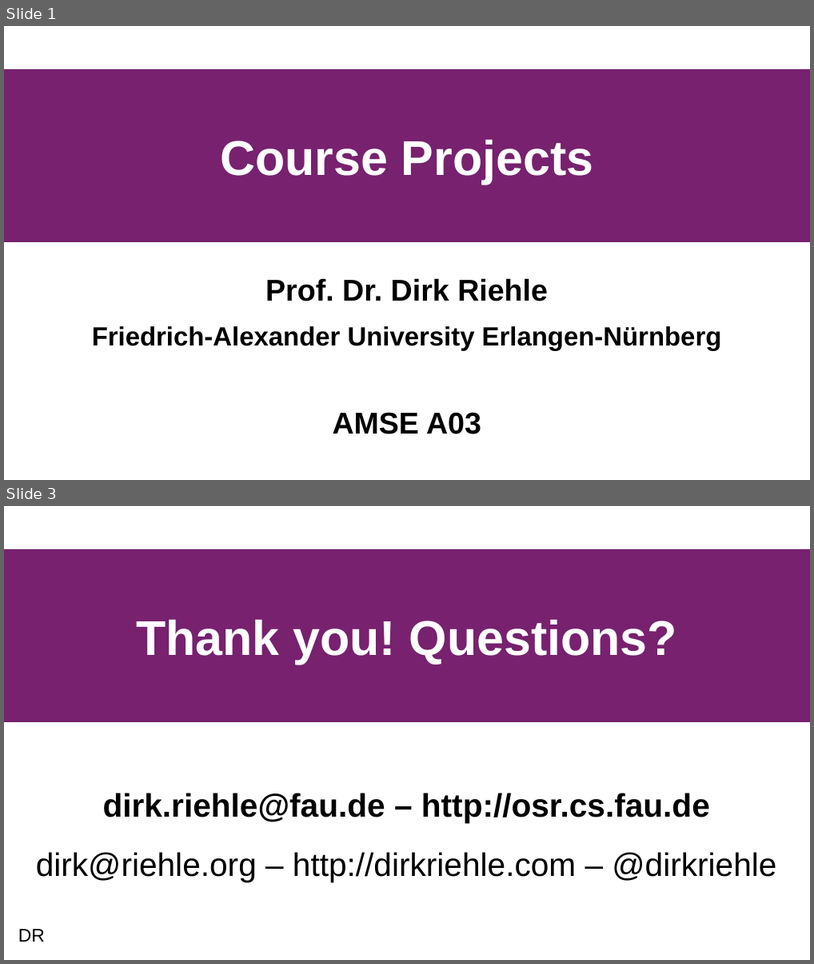
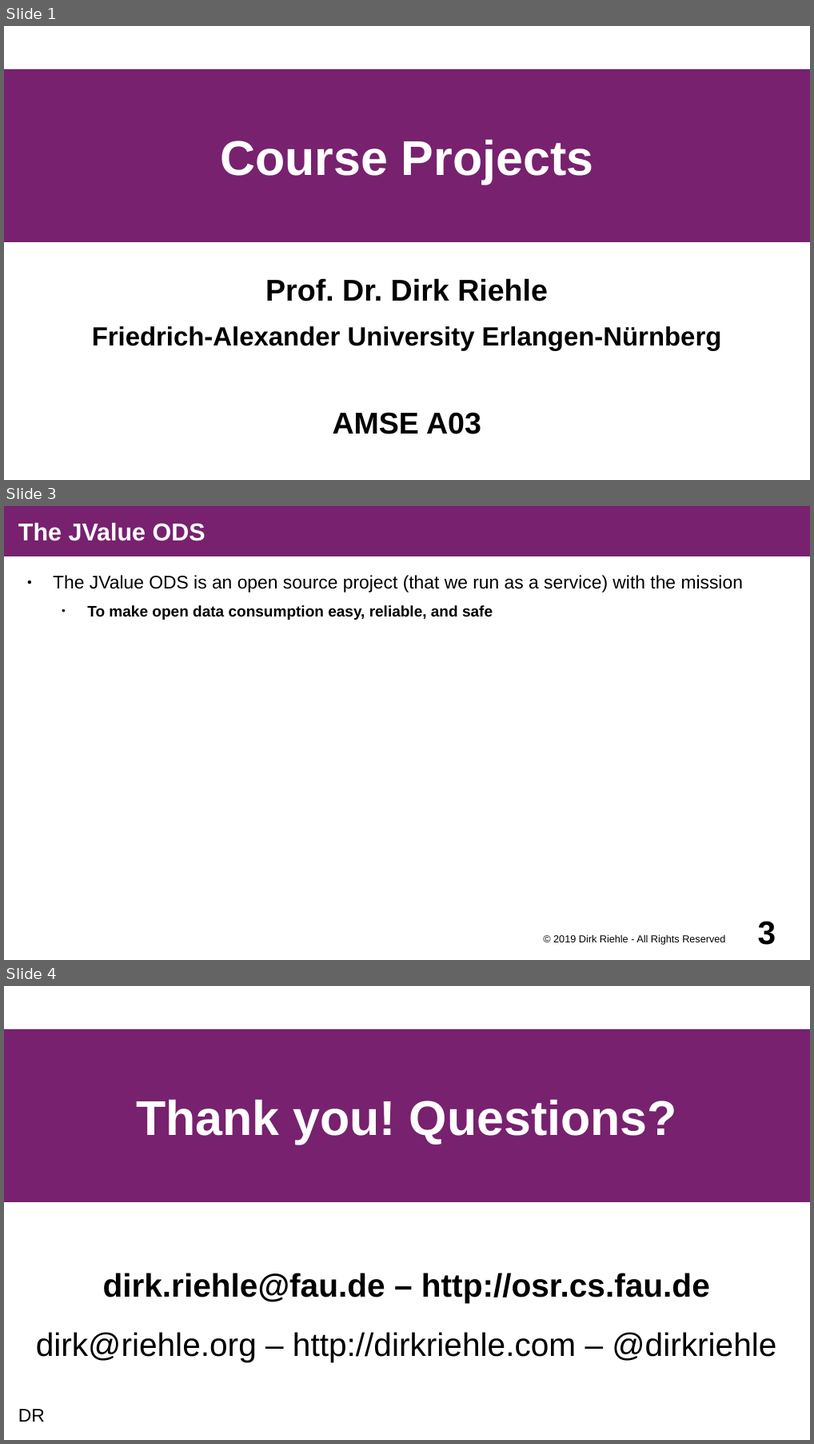
Before and after one commit to dirkriehle/amse-course, a slide deck: Lecture slides/AMSE A03 - Course Projects.odp. Shown one above the other, each under a label of ours: slides 1 and 3 before the commit, slides 1, 3 and 4 after it; the slides between them are not shown. The pictures are 814x964 and 814x1444 pixels, drawn with LibreOffice and Linux fonts; fonts in the diff are those of the drawing. Boxes give left, top, right and bottom in pixels: in the first picture for what was removed or moved away, otherwise in the second. Text is boxed around its words. In the diff, an @@ line names an element or a change of style, - is before the commit and + after.

Commit message:
Added information about WS 2019/20 projects.

```diff
--- a/Lecture slides/AMSE A03 - Course Projects.odp
+++ b/Lecture slides/AMSE A03 - Course Projects.odp
@@ slide 3 added at bbox=[4, 506, 810, 960], background #FFFFFF @@
@@ title added at bbox=[4, 506, 810, 556], fill #77216F, 24 pt, text #FFFFFF, bold @@
+The JValue ODS
@@ text added at bbox=[53, 575, 743, 620], 18 pt, text #000000 @@
+● The JValue ODS is an open source project (that we run as a service) with the mission
+  ● To make open data consumption easy, reliable, and safe
@@ text added at bbox=[554, 934, 726, 944], 10 pt, text #000000 @@
+© 2019 Dirk Riehle - All Rights Reserved
@@ page number added at bbox=[758, 920, 777, 944], 32 pt, text #000000, bold @@
+3
@@ what was slide 3 is now slide 4 @@
```
Also in this commit, not shown: 1 slide changed, 1 other file.
